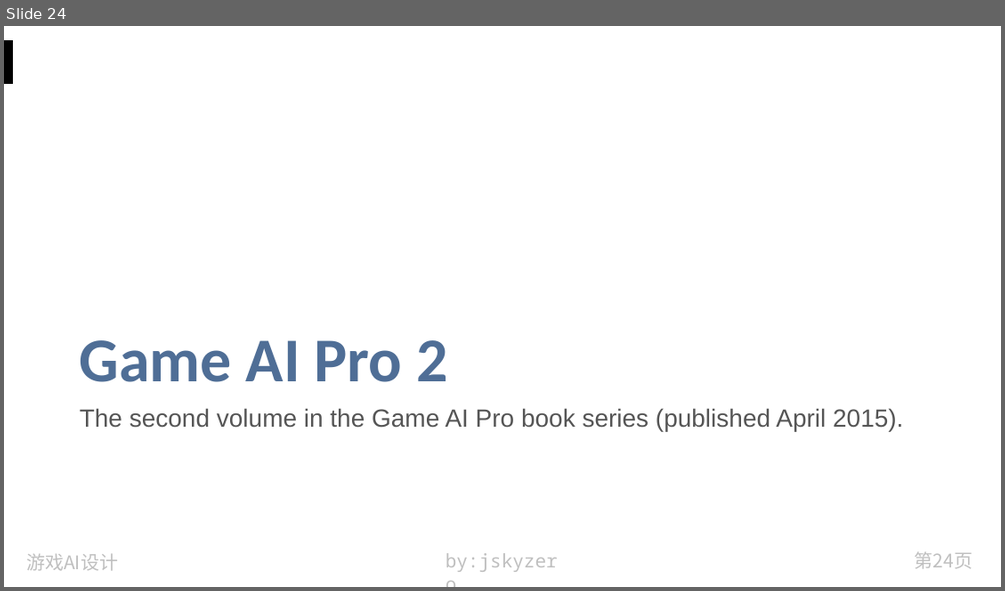
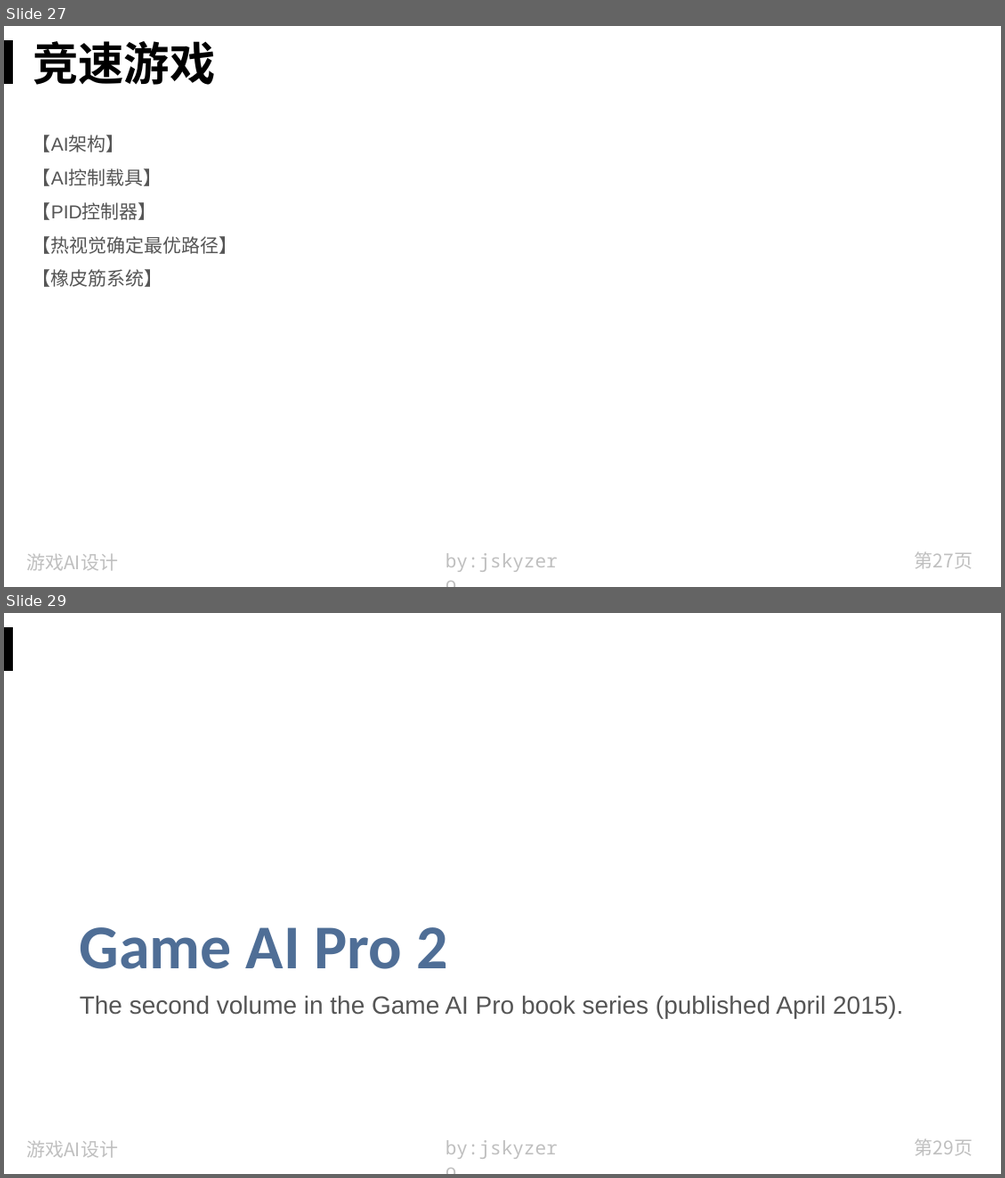
Before and after one commit to jskyzero/design.jskyzero.com, a slide deck: assets/img/skill/GameAIPro/Game AI Pro.pptx. Shown one above the other, each under a label of ours: slide 24 before the commit, slides 27 and 29 after it; the slides between them are not shown. The pictures are 1005x591 and 1005x1178 pixels, drawn with LibreOffice and Linux fonts; fonts in the diff are those of the drawing. Boxes give left, top, right and bottom in pixels: in the first picture for what was removed or moved away, otherwise in the second. Text is boxed around its words. In the diff, an @@ line names an element or a change of style, - is before the commit and + after.

```diff
--- a/assets/img/skill/GameAIPro/Game AI Pro.pptx
+++ b/assets/img/skill/GameAIPro/Game AI Pro.pptx
@@ slide 27 added at (4, 26, 1001, 587), background #FFFFFF; not listed: 4 template elements that a slide beside it also shows @@
@@ title added at (32, 41, 215, 85), 44 pt, text #000000, bold @@
+竞速游戏
@@ text added at (32, 135, 238, 287), 18 pt, text #555555 @@
+【AI架构】
+【AI控制载具】
+【PID控制器】
+【热视觉确定最优路径】
+【橡皮筋系统】
@@ what was slide 24 is now slide 29 @@
@@ page number at (914, 1139, 972, 1156): text changed @@
-第24页
+第29页
```
Also in this commit, not shown: 4 slides changed, 6 other slides added, 1 slide removed, 16 other files.
